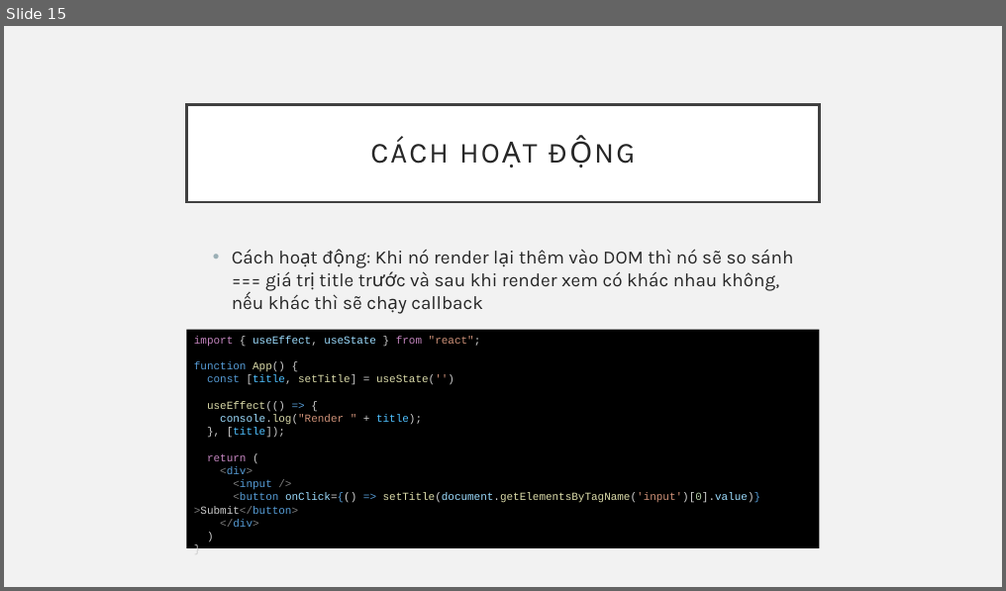
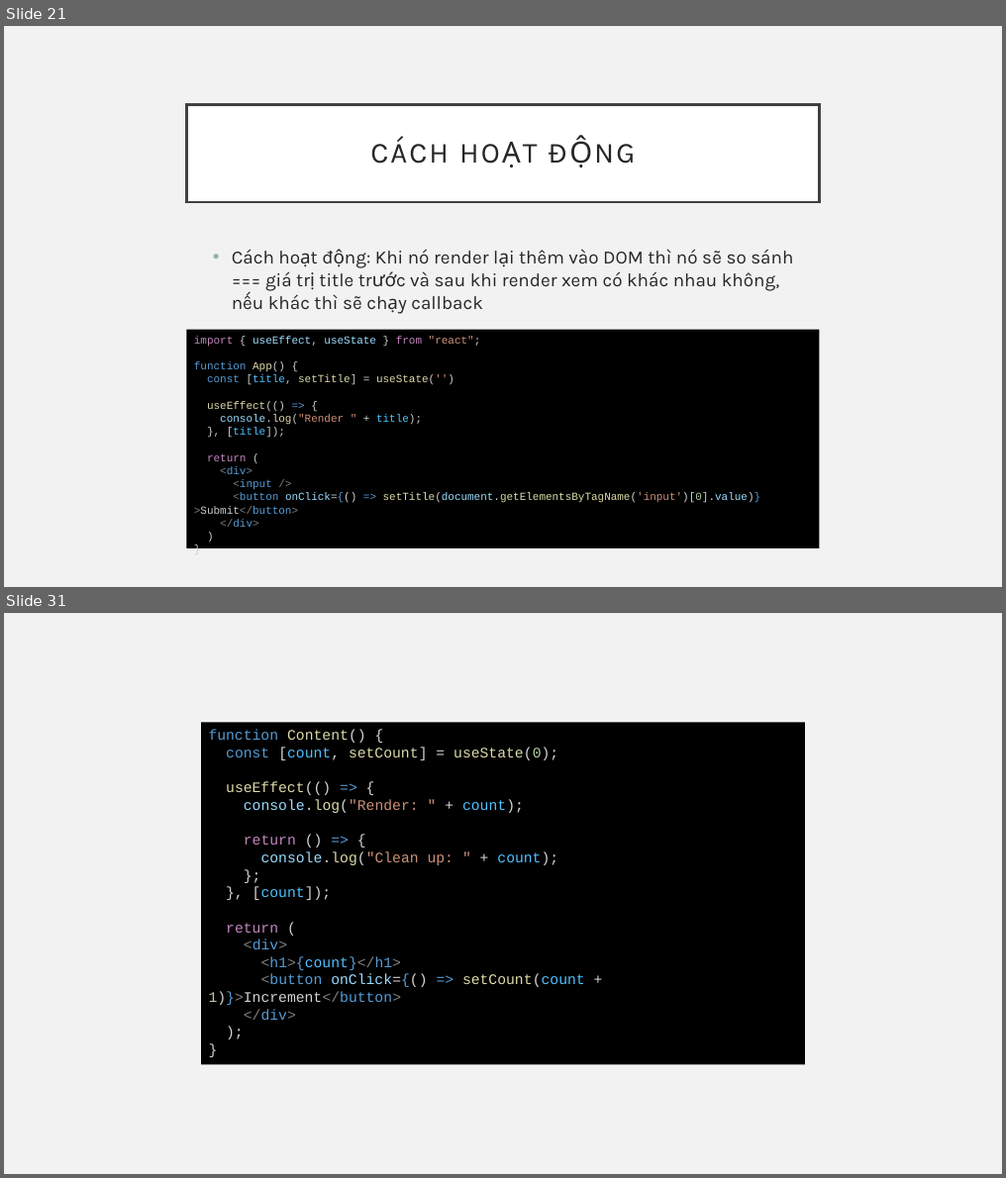
Before and after one commit to sobbingwind/React, a slide deck: 15_useEffect.pptx. Shown one above the other, each under a label of ours: slide 15 before the commit, slides 21 and 31 after it; the slides between them are not shown. The pictures are 1006x591 and 1006x1178 pixels, drawn with LibreOffice and Linux fonts; fonts in the diff are those of the drawing. Boxes give left, top, right and bottom in pixels: in the first picture for what was removed or moved away, otherwise in the second. Text is boxed around its words. In the diff, an @@ line names an element or a change of style, - is before the commit and + after.

```diff
--- a/15_useEffect.pptx
+++ b/15_useEffect.pptx
@@ slide 31 added at bbox=[4, 613, 1002, 1174], background #F2F2F2 @@
@@ rectangle added at bbox=[201, 722, 805, 1065], fill #000000, 14 pt, text #D4D4D4 @@
+function Content() {
+const [count, setCount] = useState(0);
+useEffect(() => {
+console.log("Render: " + count);
+return () => {
+console.log("Clean up: " + count);
+};
+}, [count]);
+return (
+<div>
+<h1>{count}</h1>
+<button onClick={() => setCount(count + 1)}>Increment</button>
+</div>
+);
+}
@@ what was slide 15 is now slide 21 @@
```
Also in this commit, not shown: 1 slide changed, 15 other slides added.
